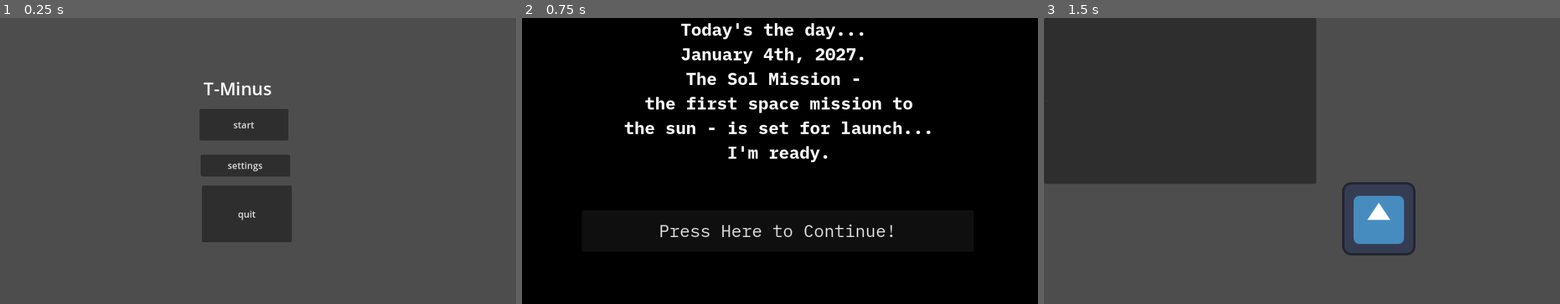
Above: before the commit, frames 1-3 (left to right).
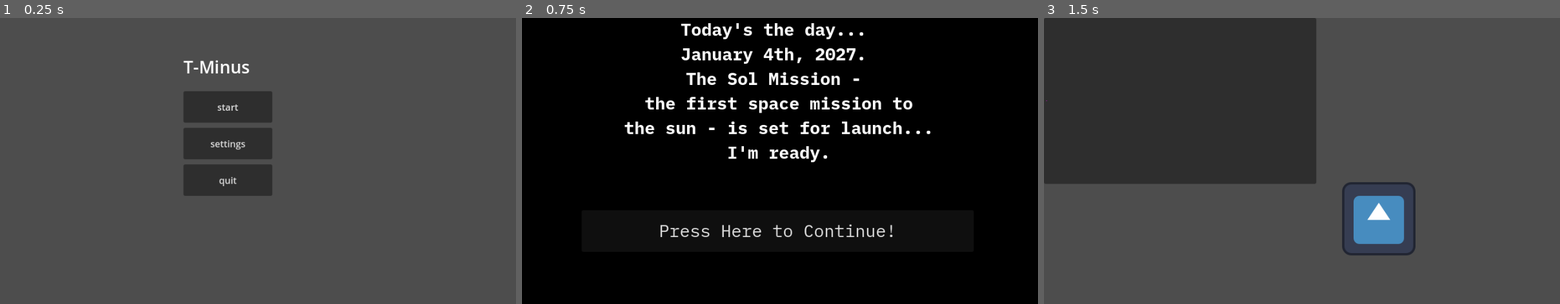
Above: after the commit, the same moments.

Repository: TheMillsheistyoftheEast/T-Minus
Game: Godot game, scene res://scenes/menu.tscn
Two runs of this game, one before a commit and one after it. Both use one fixed random seed, a clock stepped at 60 frames per second and the inputs below. The engine's default icon, where the game draws it, is replaced by a stand-in: a white triangle on a blue panel in a dark square.
Inputs:
- Up to frame 1 (0.25 s): no input
- Up to frame 2 (0.75 s): click "start" at 0.5 s
- Up to frame 3 (1.5 s): click "Press Here to Continue!" at 1.25 s

The runs differ from the first frame. In frame 1, 7.4% of the frame differs, in the area x 35-57%, y 14-79%; in frame 2, nothing differs; in frame 3, nothing differs.

Commit message:
Update menu.tscn

Diff:
--- a/scenes/menu.tscn
+++ b/scenes/menu.tscn
@@ -13,35 +13,35 @@
 
 [node name="start" type="Button" parent="button manager"]
 layout_mode = 0
-offset_left = 348.0
-offset_top = 159.0
-offset_right = 503.0
-offset_bottom = 214.0
+offset_left = 320.0
+offset_top = 128.0
+offset_right = 475.0
+offset_bottom = 183.0
 text = "start"
 
 [node name="settings" type="Button" parent="button manager"]
 layout_mode = 0
-offset_left = 350.0
-offset_top = 239.0
-offset_right = 506.0
-offset_bottom = 277.0
+offset_left = 320.0
+offset_top = 192.0
+offset_right = 475.0
+offset_bottom = 247.0
 text = "settings"
 
 [node name="quit" type="Button" parent="button manager"]
 layout_mode = 0
-offset_left = 352.0
-offset_top = 293.0
-offset_right = 509.0
-offset_bottom = 392.0
+offset_left = 320.0
+offset_top = 256.0
+offset_right = 475.0
+offset_bottom = 311.0
 text = "quit
 "
 
 [node name="Title" type="Label" parent="."]
-offset_left = 355.0
-offset_top = 101.0
-offset_right = 564.0
-offset_bottom = 159.0
-theme_override_font_sizes/font_size = 31
+offset_left = 320.0
+offset_top = 64.0
+offset_right = 472.0
+offset_bottom = 120.0
+theme_override_font_sizes/font_size = 30
 text = "T-Minus"
 
 [connection signal="pressed" from="button manager/start" to="." method="_on_start_pressed"]
